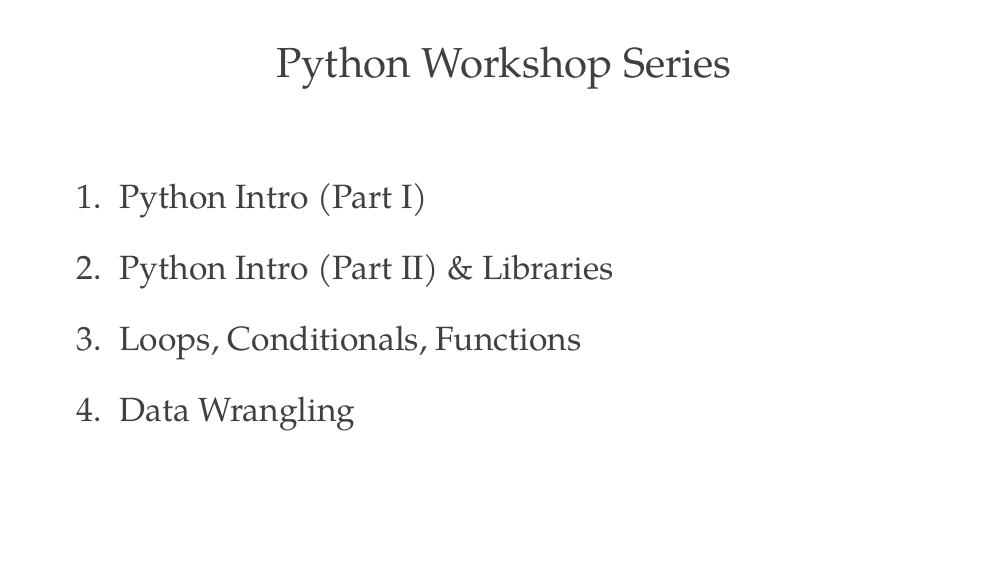
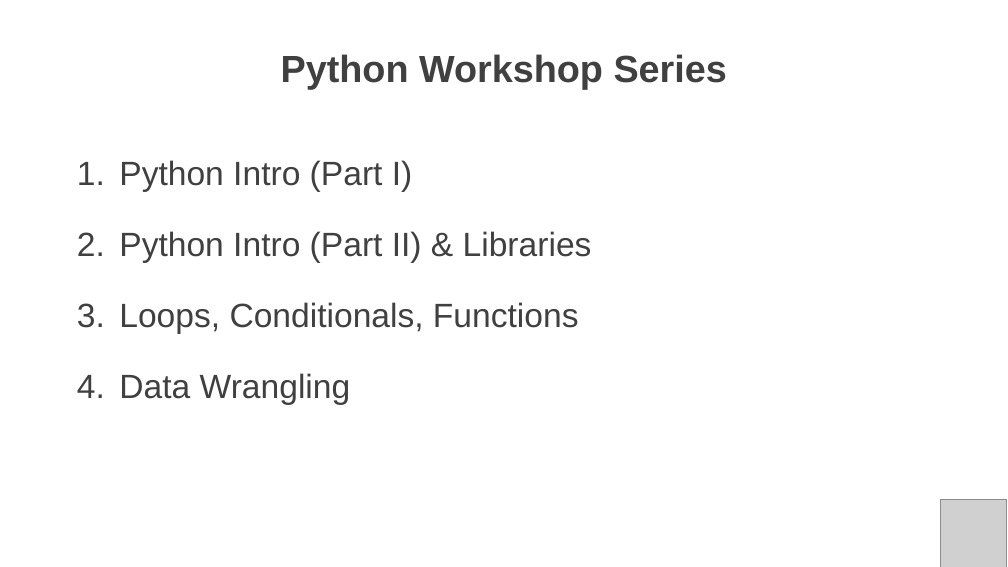
Before and after one commit to PracticumAI/python, a slide deck: slide 2 of presentations/01_intro_to_python.pptx. Drawn at 1008x567 pixels with LibreOffice and Linux fonts; fonts in the diff are those of the drawing; grey boxes stand for pictures. Boxes give left, top, right and bottom in pixels: in the first picture for what was removed or moved away, otherwise in the second. Text is boxed around its words. In the diff, an @@ line names an element or a change of style, - is before the commit and + after.

```diff
--- a/presentations/01_intro_to_python.pptx
+++ b/presentations/01_intro_to_python.pptx
@@ title "Python Workshop Series" at [281,54,727,89]: size 40 to 36 pt, font TeX Gyre Pagella to Arial, bold on @@
@@ text "Python Intro (Part I)": place and size @@
-text "Python Intro (Part I)" at [119,183,614,431]
+text "Python Intro (Part I)" at [119,160,592,405]
@@ text "Python Intro (Part I)" at [119,160,592,405]: font TeX Gyre Pagella to Arial @@
@@ picture added at [941,500,1007,567] @@
```
Also in this commit, not shown: 4 other slides changed, 1 slide removed, 2 other files.
